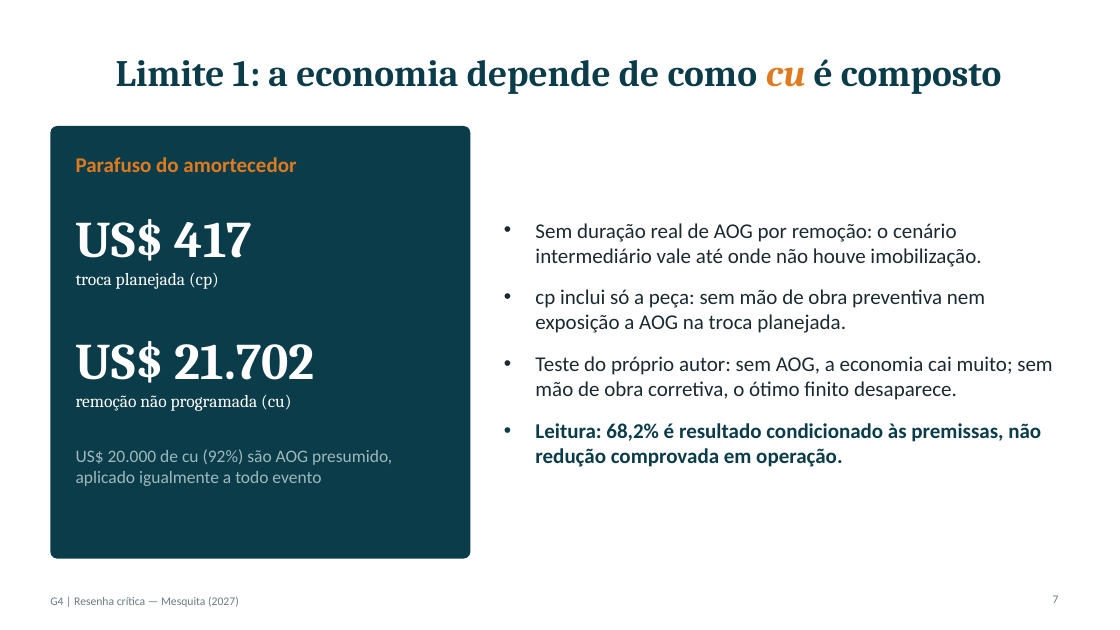
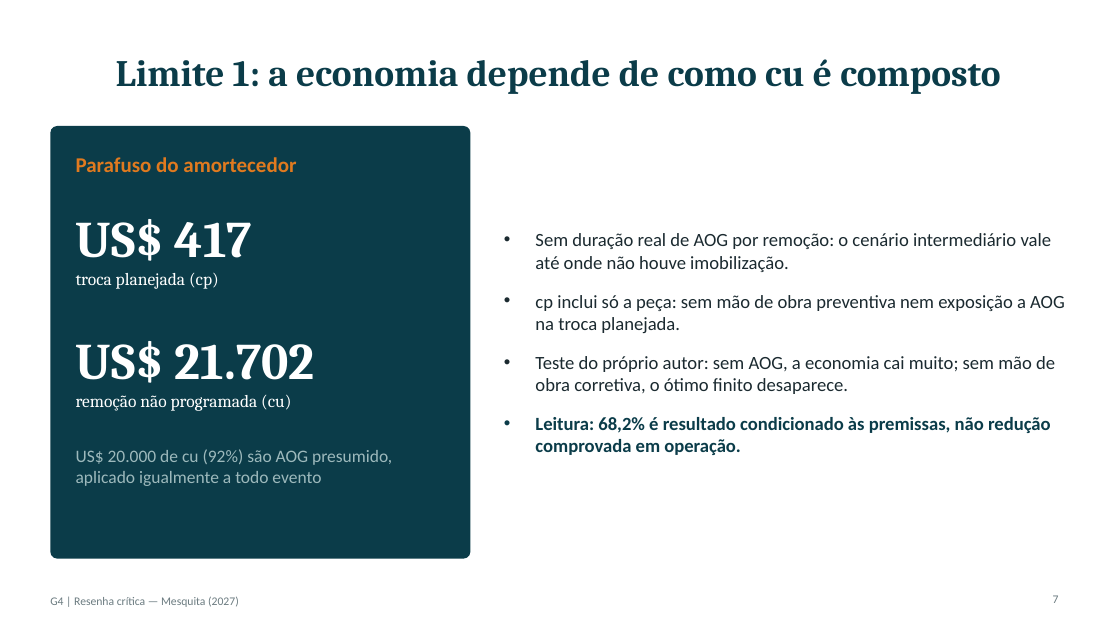
Before and after one commit to jptorrinha/ita_cdoma, a slide deck: slide 7 of aula_05_xai_confianca/Resenha_Critica_G4.pptx. Drawn at 1120x630 pixels with LibreOffice and Linux fonts; fonts in the diff are those of the drawing. Boxes give left, top, right and bottom in pixels: in the first picture for what was removed or moved away, otherwise in the second. Text is boxed around its words. In the diff, an @@ line names an element or a change of style, - is before the commit and + after.

```diff
--- a/aula_05_xai_confianca/Resenha_Critica_G4.pptx
+++ b/aula_05_xai_confianca/Resenha_Critica_G4.pptx
@@ title "Limite 1: a economia depende ..." at bbox=[116, 59, 1000, 94]: text colour #E07A1E to #0B3C49, italic off in "cu" @@
@@ text "Sem duração real de AOG ..." at bbox=[535, 233, 1065, 455]: size 18 to 16 pt @@
```
Also in this commit, not shown: 3 other slides changed, 1 slide added, 11 other files.
